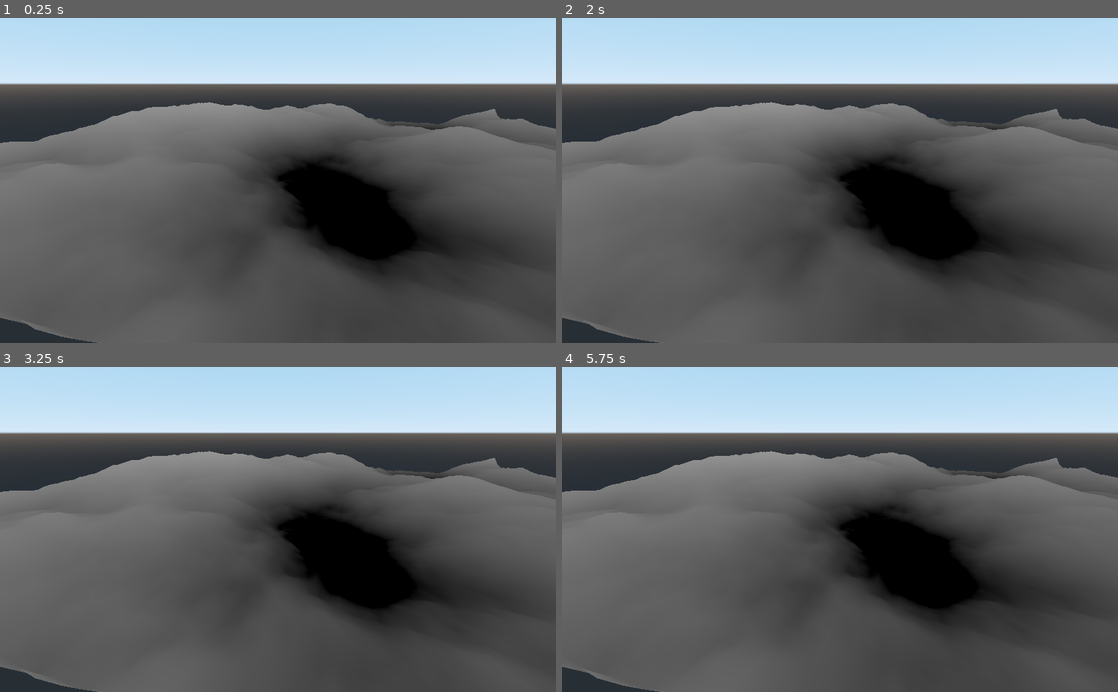
Above: before the commit, frames 1-4 (two rows, left to right).
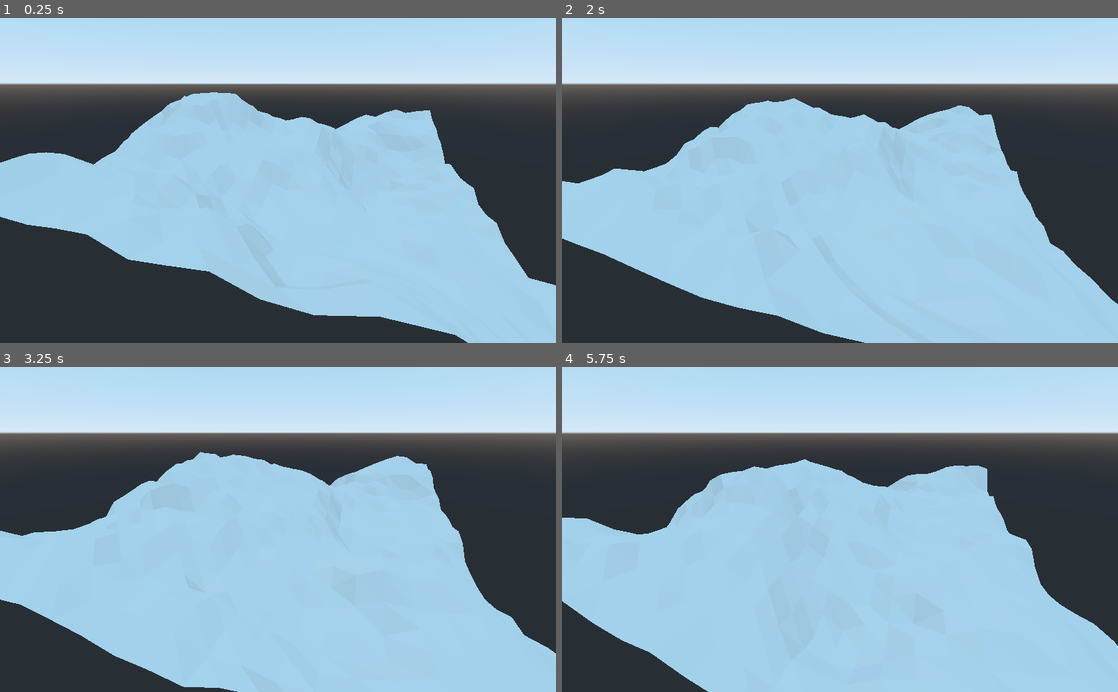
Above: after the commit, the same moments.

Repository: brennanwilkes/Tangaroa2
Game: Godot game, scene res://OneTimeNoiseMesh.tscn
The game is run twice, just before and just after one commit, with the same random seed, the same clock (stepped at 60 frames per second) and the same inputs. This scene is started directly instead of the project's main scene.
Inputs (mouse positions are in pixels of both pictures, inside the frame that each line leads up to):
- Up to frame 1 (0.25 s): no input
- Up to frame 2 (2 s): move the mouse to (962, 164) at 0.52 s; hold S (camera_backward) 0.53-1.28 s; click (962, 164) at 0.67 s; move the mouse to (728, 196) at 1.27 s; tap W (camera_forward) at 1.35 s; click (728, 196) at 1.42 s
- Up to frame 3 (3.25 s): move the mouse to (333, 458) at 2.02 s; hold A (camera_left) 2.03-2.78 s; click (333, 458) at 2.17 s; move the mouse to (250, 594) at 2.77 s; tap D (camera_right) at 2.85 s; click (250, 594) at 2.92 s
- Up to frame 4 (5.75 s): move the mouse to (1006, 578) at 3.52 s; hold Ctrl (noise_movement) 3.53-4.28 s; click (1006, 578) at 3.67 s; move the mouse to (673, 480) at 4.27 s; tap S (camera_backward) at 4.35 s; click (673, 480) at 4.42 s; move the mouse to (867, 529) at 5.02 s; hold W (camera_forward) from 5.03 s (still down); click (867, 529) at 5.17 s

The runs differ from the first frame. In frame 1, 69% of the frame differs, in the area x 0-100%, y 22-100%; in frame 2, 69%; in frame 3, 68%; in frame 4, 68%.

Commit message:
Shift away from shaders to gdscript. Big improvements

Diff:
--- a/OneTimeNoiseMesh.gd
+++ b/OneTimeNoiseMesh.gd
@@ -2,21 +2,96 @@
 
 #onready var heightMesh = self.get_mesh();
 onready var heightMap = get_node("OneTimeNoiseTexture");
+export var anim_speed = 1.0;
+export var amplitude = 10.0;
+
+export var noise_size : Vector2 = Vector2(25.0,25.0);
+export var noise_scale = Vector2(1.0,1.0);
+export var noise_shift = Vector3(0.0,0.0,0.0);
+
+export var lacunarity = 2.0;
+export var octaves = 8;
+export var period = 64.0;
+export var persistence = 0.5;
+export var seed_num = 0;
+
+var noise_mesh = self.get_mesh();
+
+func update_noise_settings():
+	heightMap.noise_scale = noise_scale;
+	heightMap.noise_shift = noise_shift;
+
+	heightMap.lacunarity = lacunarity;
+	heightMap.octaves = octaves;
+	heightMap.period = period;
+	heightMap.persistence = persistence;
+	heightMap.seed_num = seed_num;
+	heightMap.update_noise_settings();
+
+func update_mesh():
+	var st = SurfaceTool.new()
+	noise_mesh.subdivide_width = noise_size.x
+	noise_mesh.subdivide_depth = noise_size.y
+	noise_mesh.size = noise_size;
+
+	# create an arrayMesh to be used by the MeshDataTool
+	st.create_from(noise_mesh, 0)
+	var array_plane = st.commit()
+
+	var mdt = MeshDataTool.new();
+	# In practice we copy the array mesh into the MeshDataTool
+	var error = mdt.create_from_surface(array_plane, 0)
+
+	for i in range(mdt.get_vertex_count()):
+		var vtx = mdt.get_vertex(i)
+		vtx.y = heightMap.get_noise_height(Vector2(vtx.x,vtx.z)) * amplitude;
+
+		# We tell the MeshDataTool to modify the vertex accordingly
+		mdt.set_vertex(i, vtx)
+
+
+	# To avoid adding new surfaces to the mesh instance
+	# I had to run through all the existing surfaces and remove them
+	for s in range(array_plane.get_surface_count()):
+		array_plane.surface_remove(s)
+
+	# Then we are ready to place the modified plane
+	# back into the original arraymesh
+	mdt.commit_to_surface(array_plane)
+
+	# This last step is needed in order to generate the normals
+	# without the need of doing it manually
+	st.create_from(array_plane, 0)
+	st.generate_normals()
+
+	#finally, attach the mesh to the MeshInstance node
+	self.mesh = st.commit()
 
 
 # Called when the node enters the scene tree for the first time.
 func _ready():
 
-	heightMap.noise_size = self.get_mesh().size;
+	update_noise_settings();
 
+
+	#heightMap.update_heightmap_data();
+
+	noise_mesh.size = noise_size;
 	#heightMesh.material.set_shader_param("offset",islandMesh.material.get_shader_param("offset")+Vector3(0.0,0.0,0.25))
-	self.get_material().set_shader_param("height_map_offset",heightMap.generate_texture());
+	#self.get_material().set_shader_param("height_map_offset",heightMap.generate_texture());
 
-	#var tex = get_node("OneTimeNoiseTexture");
-	print("setup")
+	update_mesh();
+
+
+
+
+
+
+
 
 
 
 # Called every frame. 'delta' is the elapsed time since the previous frame.
-#func _process(delta):
-#	pass
+func _process(delta):
+	heightMap.noise_shift.z += anim_speed * delta;
+	update_mesh();
--- a/OneTimeNoiseMesh.tscn
+++ b/OneTimeNoiseMesh.tscn
@@ -1,21 +1,25 @@
-[gd_scene load_steps=5 format=2]
+[gd_scene load_steps=4 format=2]
 
 [ext_resource path="res://OneTimeNoiseMesh.gd" type="Script" id=1]
 [ext_resource path="res://OneTimeNoiseTexture.tscn" type="PackedScene" id=2]
-[ext_resource path="res://vertexFromHeightMapMaterial.tres" type="Material" id=3]
 
 [sub_resource type="PlaneMesh" id=1]
-size = Vector2( 100, 100 )
-subdivide_width = 100
-subdivide_depth = 100
+size = Vector2( 25, 25 )
+subdivide_width = 25
+subdivide_depth = 25
 
 [node name="OneTimeNoiseMesh" type="CSGMesh"]
 transform = Transform( 1, 0, 0, 0, 1, 0, 0, 0, 1, 0, 0, 0.0922928 )
 mesh = SubResource( 1 )
-material = ExtResource( 3 )
 script = ExtResource( 1 )
+anim_speed = 4.0
+amplitude = 15.0
+noise_size = Vector2( 25, 25 )
+noise_scale = Vector2( 5, 5 )
+persistence = 0.5
+seed_num = 2
 
 [node name="OneTimeNoiseTexture" parent="." instance=ExtResource( 2 )]
 
 [node name="Camera" type="Camera" parent="."]
-transform = Transform( 0.285889, 0.368781, -0.884459, 0, 0.922982, 0.384843, 0.958263, -0.110022, 0.26387, -53.9078, 31.0079, 0 )
+transform = Transform( 0.285889, 0.368781, -0.884459, 0, 0.922982, 0.384843, 0.958263, -0.110022, 0.26387, -15.2429, 11.8005, 5 )
--- a/OneTimeNoiseTexture.gd
+++ b/OneTimeNoiseTexture.gd
@@ -28,7 +28,7 @@
 	img.unlock();
 	var imageTexture = ImageTexture.new();
 	imageTexture.create_from_image(img);
-	print(imageTexture)
+
 	return imageTexture;
 
 func update_noise_settings():
@@ -41,16 +41,16 @@
 func update_texture():
 	self.texture = generate_texture();
 
+func get_noise_height(coord):
+	var colour = noise.get_noise_3d(coord.x*noise_scale.x + noise_shift.x,coord.y*noise_scale.y + noise_shift.y , noise_shift.z);
+	colour = (colour+1)/2;
+	return colour;
+
 func update_heightmap_data():
-	var colour
 	for x in range(noise_size.x):
 		height_data.append([]);
 		for y in range(noise_size.y):
-			colour = noise.get_noise_3d(x*noise_scale.x + noise_shift.x,y*noise_scale.y + noise_shift.y , noise_shift.z);
-			colour += 1;
-			colour /= 2;
-
-			height_data[x].append(colour);
+			height_data[x].append(get_noise_height(Vector2(x,y)));
 
 func _ready():
 	img = Image.new();
@@ -59,7 +59,7 @@
 	noise = OpenSimplexNoise.new();
 	update_noise_settings();
 
-	update_heightmap_data();
+	#update_heightmap_data();
 	#update_texture();
 
 
